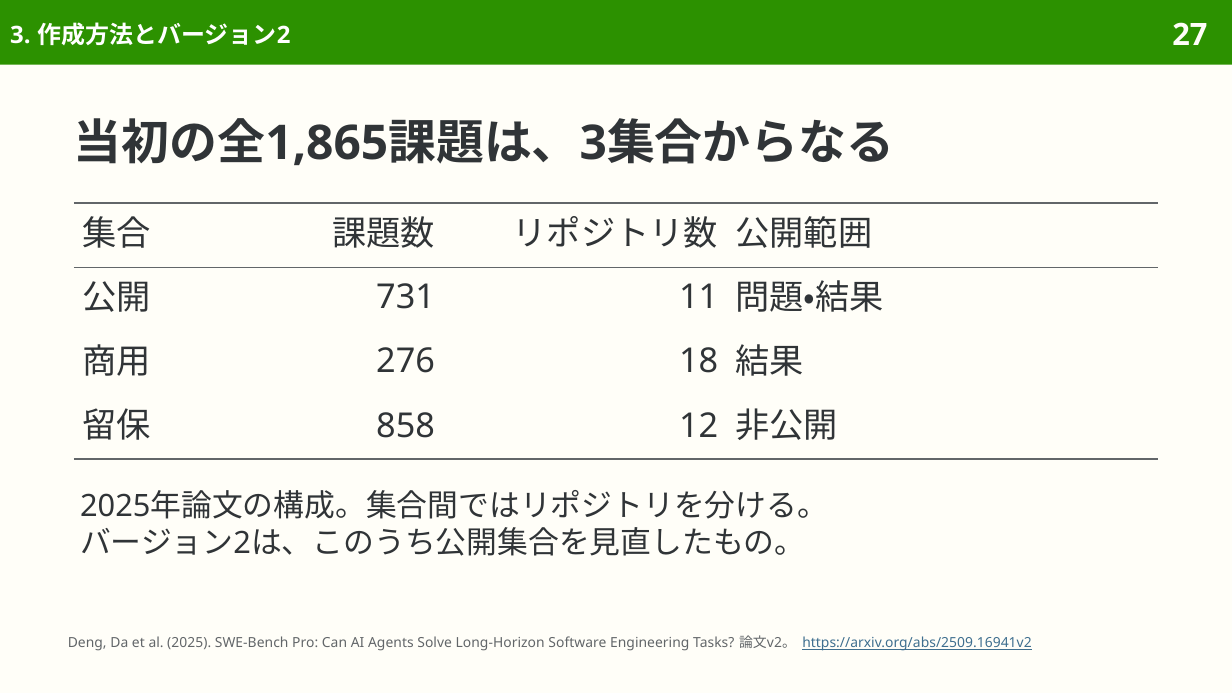
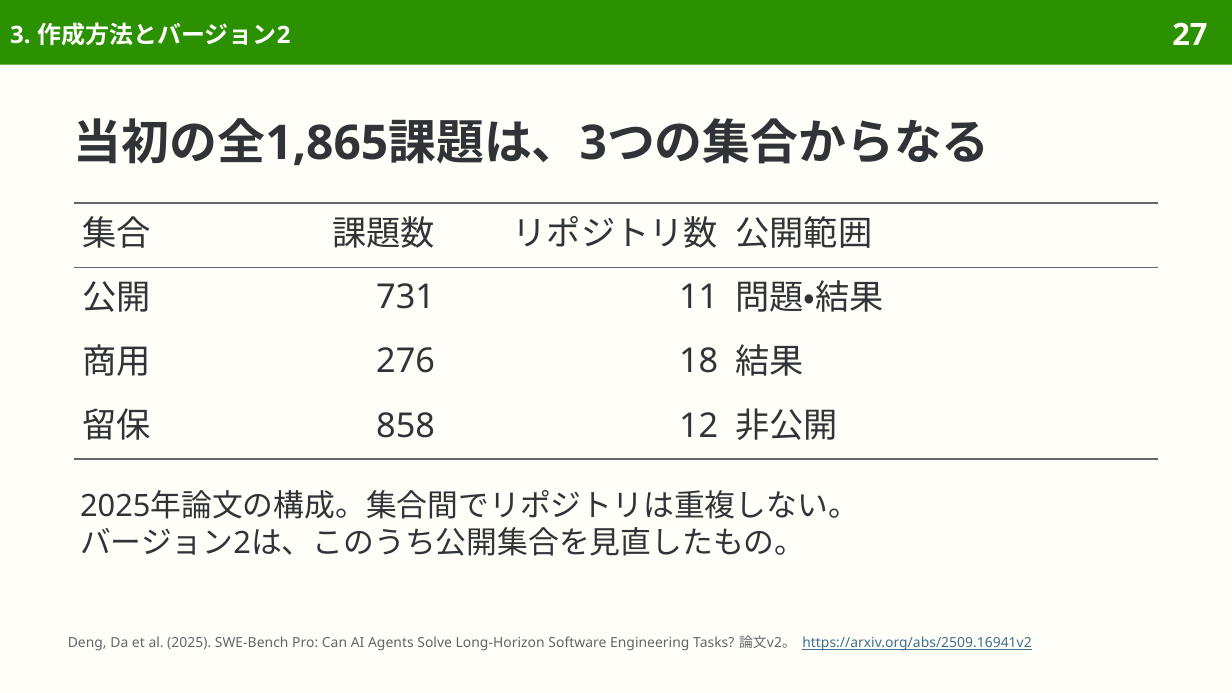
Before and after one commit to sasakiy84/datasets-in-10-minutes, a slide deck: slide 27 of slides/datasets-in-10-minutes-swe-bench-pro.pptx. Drawn at 1232x693 pixels with LibreOffice and Linux fonts; fonts in the diff are those of the drawing. Boxes give left, top, right and bottom in pixels: in the first picture for what was removed or moved away, otherwise in the second. Text is boxed around its words. In the diff, an @@ line names an element or a change of style, - is before the commit and + after.

```diff
--- a/slides/datasets-in-10-minutes-swe-bench-pro.pptx
+++ b/slides/datasets-in-10-minutes-swe-bench-pro.pptx
@@ title at box(74, 118, 990, 165): text changed @@
-当初の全1,865課題は、3集合からなる
+当初の全1,865課題は、3つの集合からなる
@@ text at box(80, 490, 859, 519): text changed @@
-2025年論文の構成。集合間ではリポジトリを分ける。
+2025年論文の構成。集合間でリポジトリは重複しない。
```
Also in this commit, not shown: 17 other slides changed, 7 other files.
